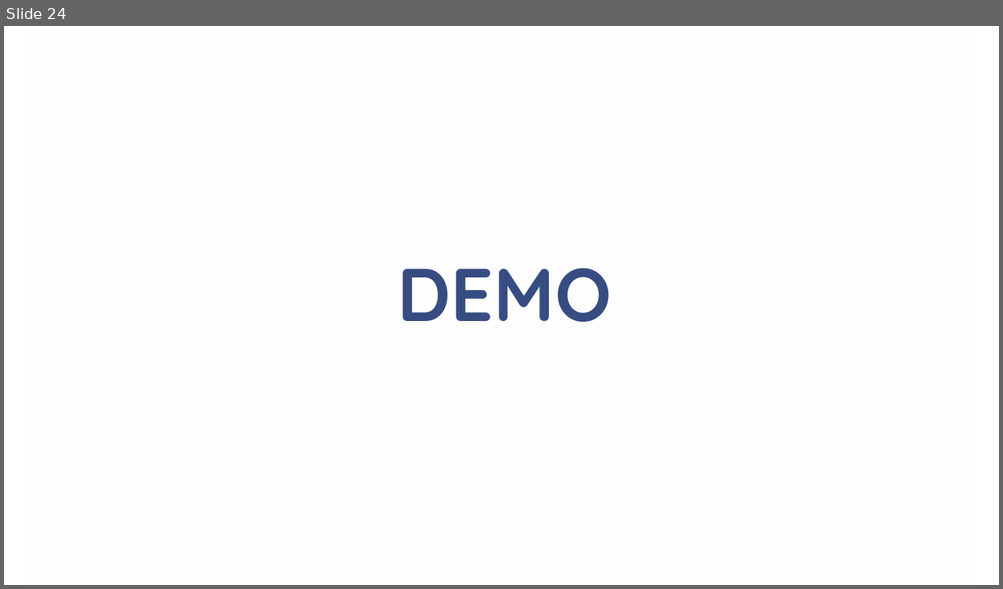
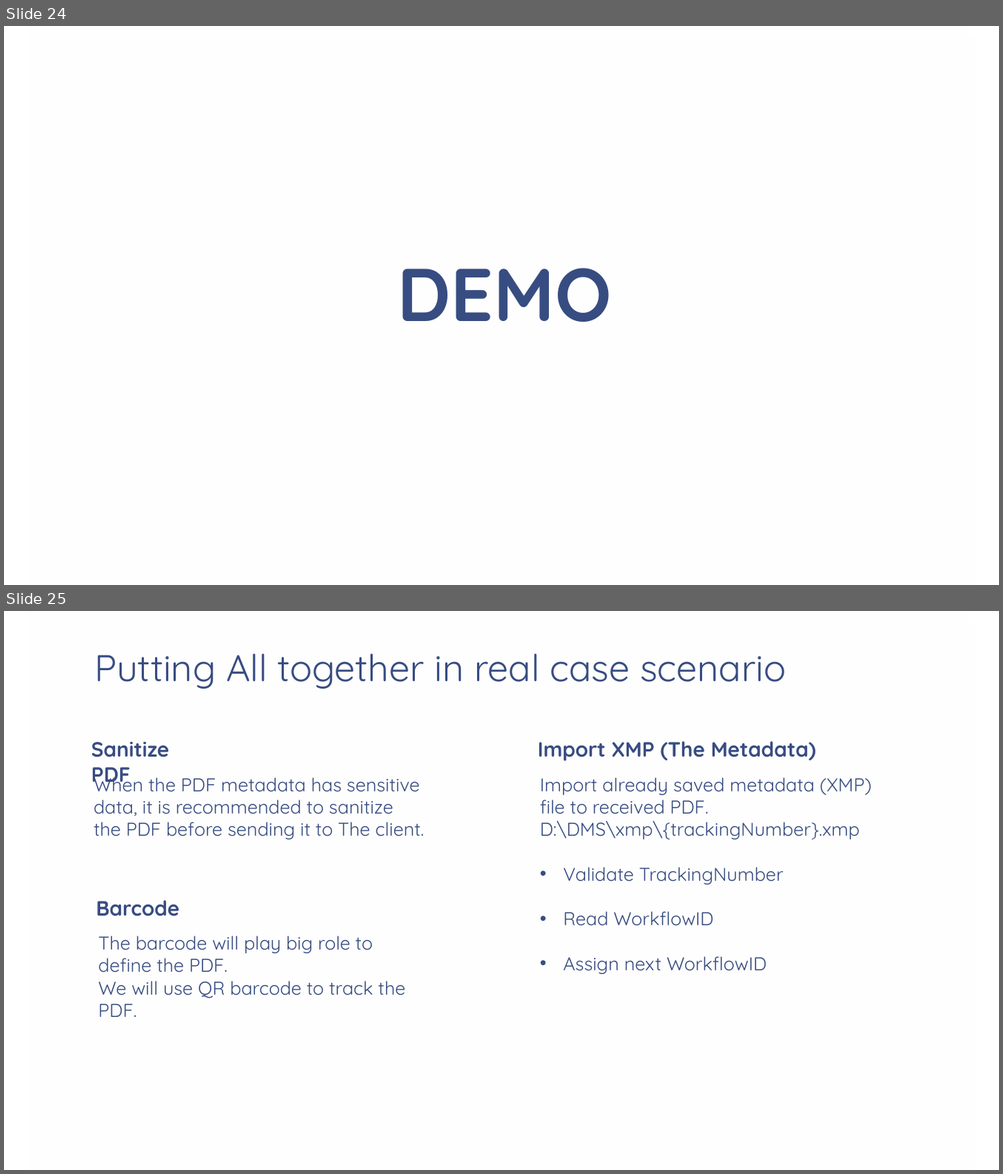
Before and after one commit to cfclick/CFSummit2016, a slide deck: powerpoint/SmartPDF/Don't Just PDF.pptx. Shown one above the other, each under a label of ours: slide 24 before the commit, slides 24 and 25 after it. The pictures are 1003x589 and 1003x1174 pixels, drawn with LibreOffice and Linux fonts; fonts in the diff are those of the drawing; background and template pictures are left out. Boxes give left, top, right and bottom in pixels: in the first picture for what was removed or moved away, otherwise in the second. Text is boxed around its words. In the diff, an @@ line names an element or a change of style, - is before the commit and + after.

Commit message:
putting all together

```diff
--- a/powerpoint/SmartPDF/Don't Just PDF.pptx
+++ b/powerpoint/SmartPDF/Don't Just PDF.pptx
@@ slide 25 added at [4, 611, 999, 1170], background picture (left out); not listed: 1 template element that a slide beside it also shows @@
@@ title added at [94, 653, 785, 689], 36 pt, text #374C81 @@
+Putting All together in real case scenario
@@ text added at [91, 742, 169, 788], 20 pt, text #374C81, bold @@
+Sanitize PDF
@@ text added at [538, 741, 816, 761], 20 pt, text #374C81, bold @@
+Import XMP (The Metadata)
@@ text added at [94, 772, 424, 840], 18 pt, text #374C81 @@
+When the PDF metadata has sensitive data, it is recommended to sanitize the PDF before sending it to The client.
@@ text added at [540, 777, 871, 974], 18 pt, text #374C81 @@
+Import already saved metadata (XMP) file to received PDF.
+D:\DMS\xmp\{trackingNumber}.xmp
+• Validate TrackingNumber
+• Read WorkflowID
+• Assign next WorkflowID
@@ text added at [96, 900, 179, 917], 20 pt, text #374C81, bold @@
+Barcode
@@ text added at [98, 936, 405, 1017], 18 pt, text #374C81 @@
+The barcode will play big role to define the PDF.
+We will use QR barcode to track the PDF.
```
Also in this commit, not shown: 1 slide changed, 2 other slides added, 8 slides removed.
